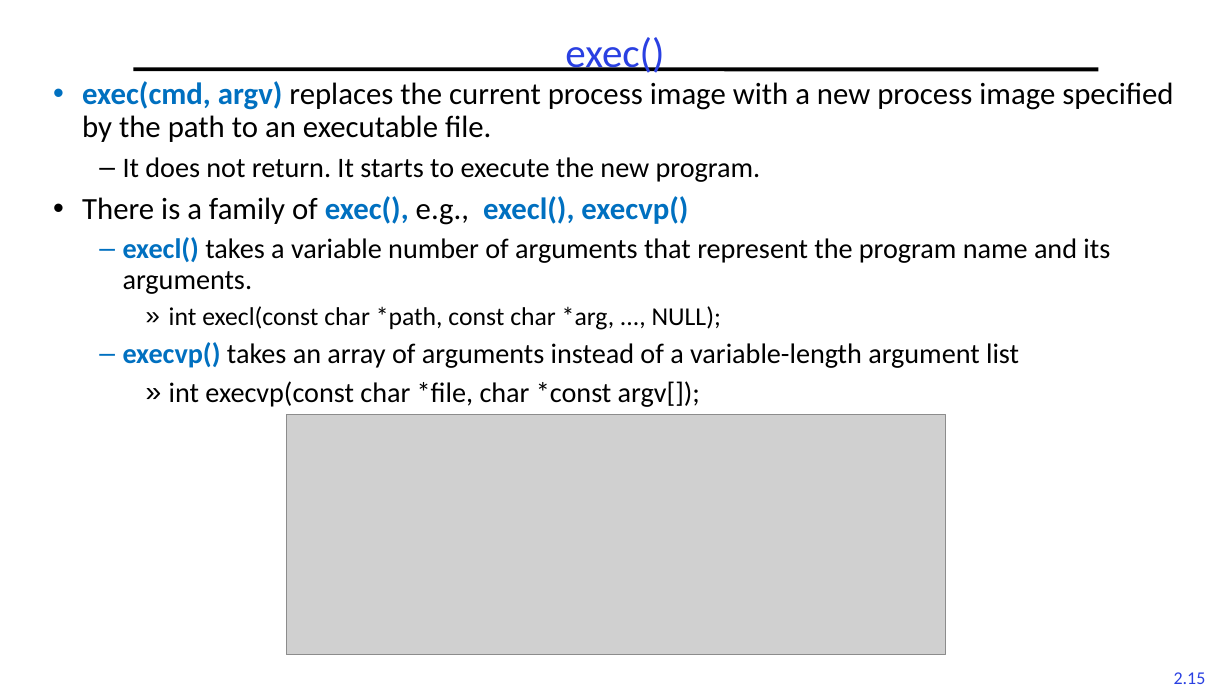
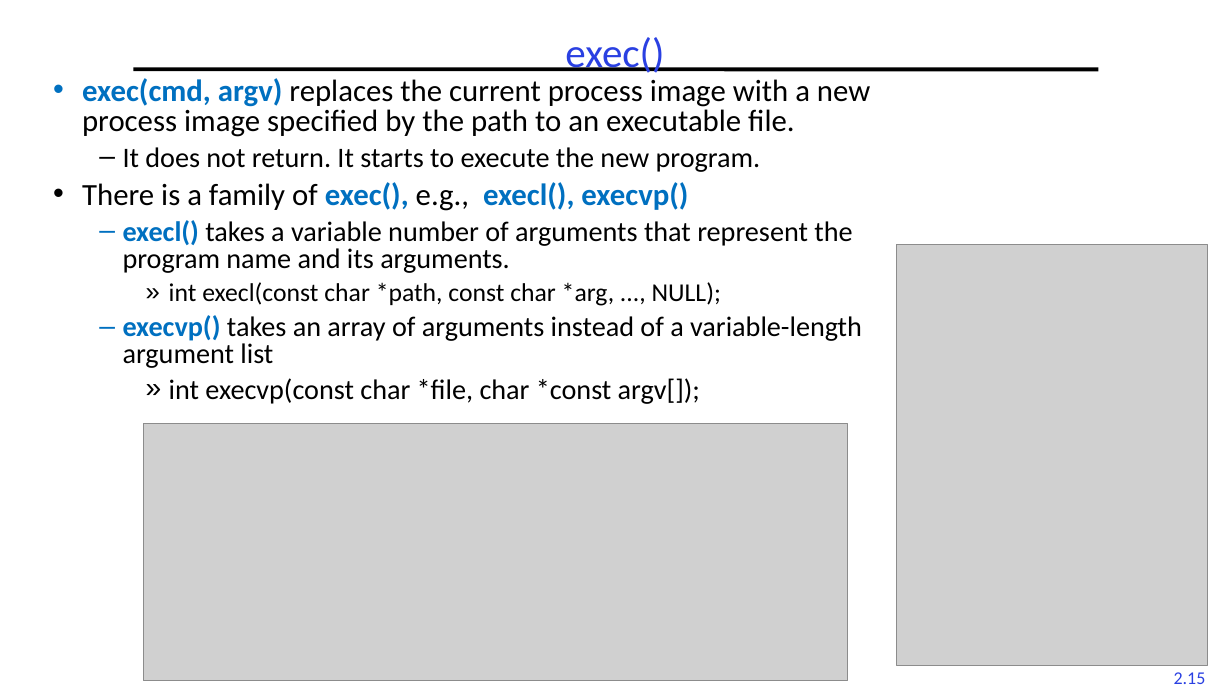
Before and after one commit to guhofstra/CSC256Fa25, a slide deck: slide 15 of PPTs/L2-Processes Threads.pptx. Drawn at 1232x693 pixels with LibreOffice and Linux fonts; fonts in the diff are those of the drawing; grey boxes stand for pictures. Boxes give left, top, right and bottom in pixels: in the first picture for what was removed or moved away, otherwise in the second. Text is boxed around its words. In the diff, an @@ line names an element or a change of style, - is before the commit and + after.

```diff
--- a/PPTs/L2-Processes Threads.pptx
+++ b/PPTs/L2-Processes Threads.pptx
@@ text "exec(cmd, argv) replaces the current ..." at (82,78,870,404): line spacing 0.9 to 0.8 @@
@@ picture added at (897,245,1208,665) @@
@@ picture: place and size @@
-picture at (287,414,946,655)
+picture at (143,423,848,681)
```
Also in this commit, not shown: 7 other slides changed, 5 slides added, 3 other files.
